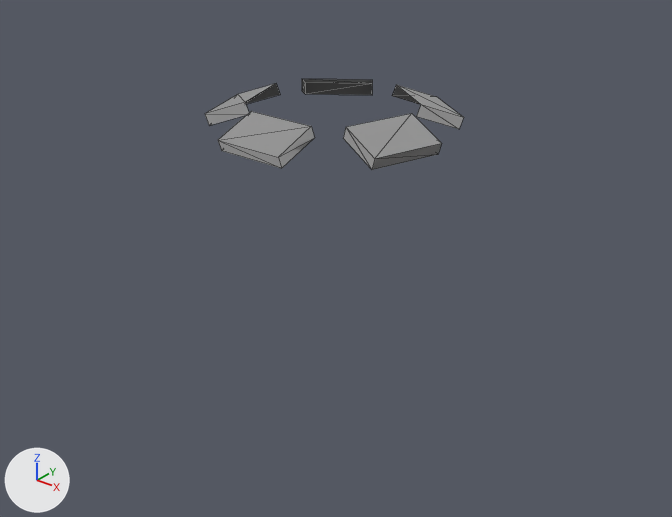
Before and after pictures for a commit that changed the OBJ model Assets/Art/Nova1492/GXConverted/Models/Unknown/Review/datan_common__1_460b96a7.obj.
Camera for both pictures: a 50 mm camera at (58.7, -73.0, 29.0) aimed at (0.2, 0.3, -16.4). The axes (+X, +Y, +Z) are drawn at lower left. The lights are the same throughout. The picture after the commit comes second. Mesh edges are drawn as thin lines. Where no turn or scale is listed for an object, it has been applied to the vertices.

The scene before the commit, as lines of its bpy script (objects in view):
```python
me_datan_common__1_460b96a7 = bpy.data.meshes.new('datan_common__1_460b96a7')
me_datan_common__1_460b96a7.from_pydata(...)  # 40 vertices, 40 faces; spans x -13.5..13.5, y -12.9..12.8, z -1.2..1.8
me_datan_common__1_460b96a7.materials.append(mat_datan_common__1_460b96a7)  # picture img_datan_common__1_460b96a7_tga
ob_datan_common__1_460b96a7 = bpy.data.objects.new('datan_common__1_460b96a7', me_datan_common__1_460b96a7)
ob_datan_common__1_460b96a7.location = (0.0, 0.0, 0.0)
```
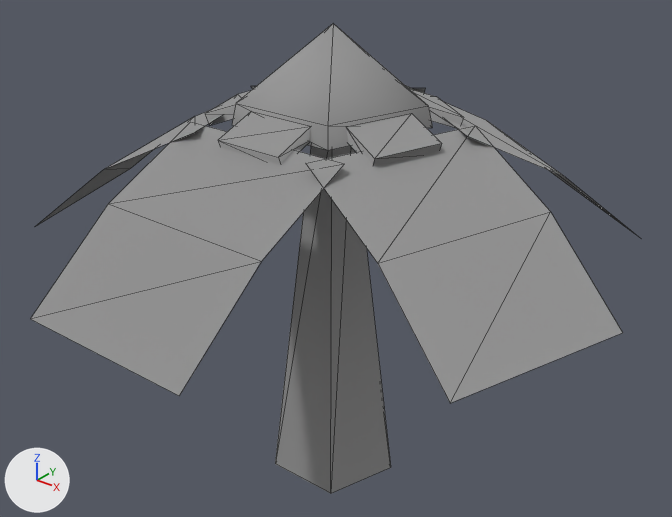
Pixel boxes [x1, y1, x2, y2] of what changed, in the pictures (672 x 517 px):
'datan_common__1_460b96a7_mesh02', added: after [31, 86, 639, 403]
'datan_common__1_460b96a7_mesh03', added: after [275, 146, 391, 493]
'datan_common__1_460b96a7_mesh00', added: after [232, 24, 432, 150]

The change, as a diff of the scene's bpy script:
```diff
--- a/Assets/Art/Nova1492/GXConverted/Models/Unknown/Review/datan_common__1_460b96a7.obj.py
+++ b/Assets/Art/Nova1492/GXConverted/Models/Unknown/Review/datan_common__1_460b96a7.obj.py
@@ me_datan_common__1_460b96a7_mesh03 @@
+me_datan_common__1_460b96a7_mesh03.from_pydata(...)  # 10 vertices, 10 faces; spans x -7.1..7.1, y -6.0..7.4, z -43.3..0.0
+me_datan_common__1_460b96a7_mesh03.materials.append(mat_datan_common__1_460b96a7)  # picture img_datan_common__1_460b96a7_tga
@@ me_datan_common__1_460b96a7_mesh02 @@
+me_datan_common__1_460b96a7_mesh02.from_pydata(...)  # 30 vertices, 20 faces; spans x -33.6..33.6, y -32.1..31.8, z -13.5..0.1
+me_datan_common__1_460b96a7_mesh02.materials.append(mat_datan_common__1_460b96a7)  # picture img_datan_common__1_460b96a7_tga
@@ me_datan_common__1_460b96a7_mesh00 @@
+me_datan_common__1_460b96a7_mesh00.from_pydata(...)  # 11 vertices, 15 faces; spans x -10.1..10.1, y -8.6..10.6, z 0.0..9.6
+me_datan_common__1_460b96a7_mesh00.materials.append(mat_datan_common__1_460b96a7)  # picture img_datan_common__1_460b96a7_tga
@@ ob_datan_common__1_460b96a7_mesh03 @@
+ob_datan_common__1_460b96a7_mesh03 = bpy.data.objects.new('datan_common__1_460b96a7_mesh03', me_datan_common__1_460b96a7_mesh03)
+ob_datan_common__1_460b96a7_mesh03.location = (0.0, 0.0, 0.0)
@@ ob_datan_common__1_460b96a7_mesh02 @@
+ob_datan_common__1_460b96a7_mesh02 = bpy.data.objects.new('datan_common__1_460b96a7_mesh02', me_datan_common__1_460b96a7_mesh02)
+ob_datan_common__1_460b96a7_mesh02.location = (0.0, 0.0, 0.0)
@@ ob_datan_common__1_460b96a7_mesh00 @@
+ob_datan_common__1_460b96a7_mesh00 = bpy.data.objects.new('datan_common__1_460b96a7_mesh00', me_datan_common__1_460b96a7_mesh00)
+ob_datan_common__1_460b96a7_mesh00.location = (0.0, 0.0, 0.0)
```
